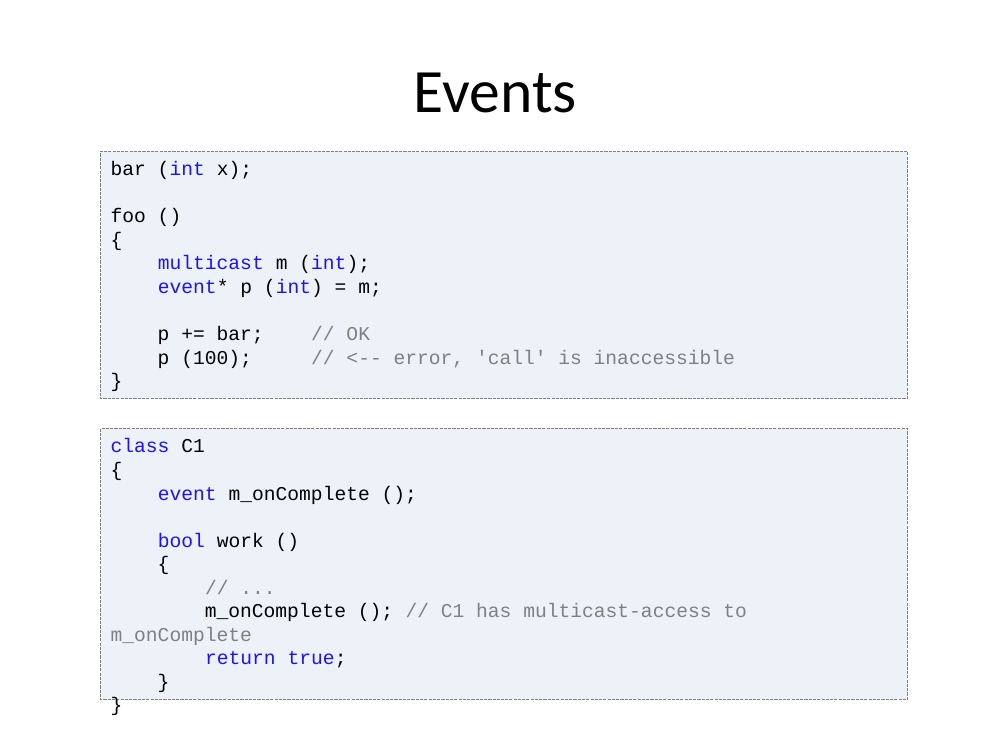
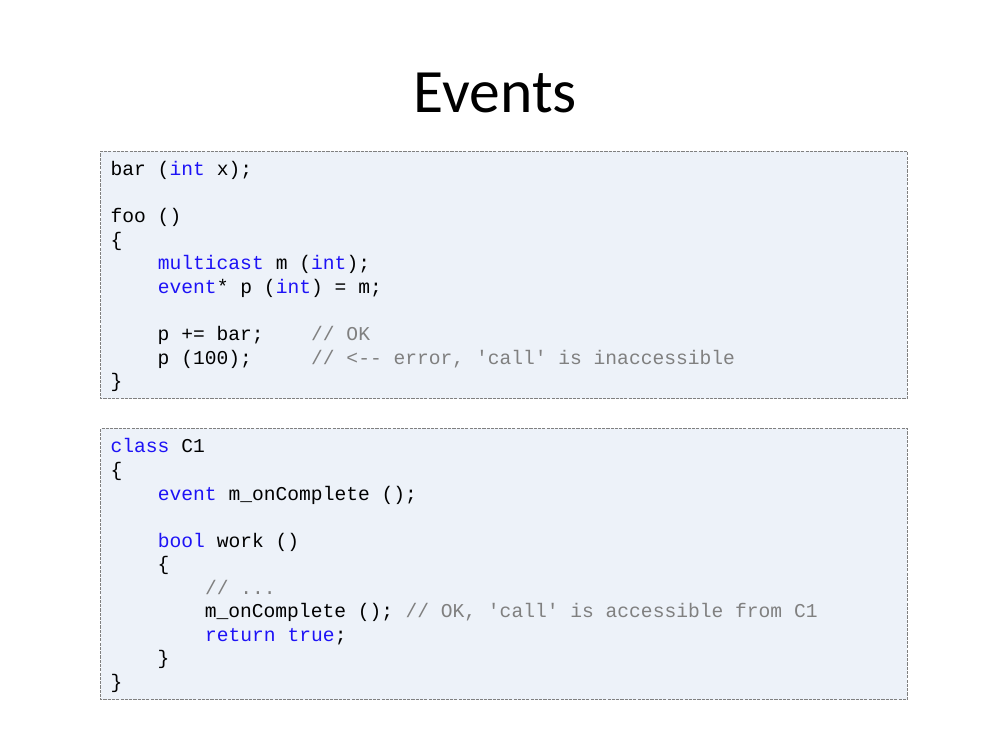
Before and after one commit to vovkos/jancy, a slide deck: slide 24 of doc/pres/Jancy FOSDEM 2016.pptx (slide 22 before the commit). Drawn at 1008x756 pixels with LibreOffice and Linux fonts; fonts in the diff are those of the drawing. Boxes give left, top, right and bottom in pixels: in the first picture for what was removed or moved away, otherwise in the second. Text is boxed around its words. In the diff, an @@ line names an element or a change of style, - is before the commit and + after.

```diff
--- a/doc/pres/Jancy FOSDEM 2016.pptx
+++ b/doc/pres/Jancy FOSDEM 2016.pptx
@@ text in rectangle at [205,603,818,621]: text changed @@
-m_onComplete (); // C1 has multicast-access to m_onComplete
+m_onComplete (); // OK, 'call' is accessible from C1
```
Also in this commit, not shown: 10 other slides changed, 2 slides added.
